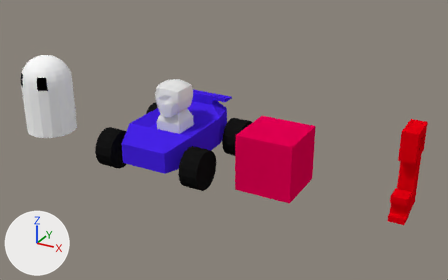
Before and after pictures for a commit that changed the Blender file raw_assets/dungeonkart.blend.
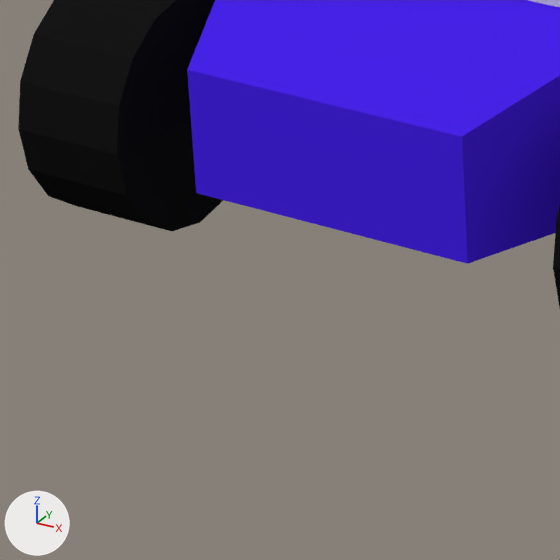
Old and new are each drawn whole from a camera (50 mm lens) standing at (11.66, -17.52, 10.0) and looking at (2.29, -0.49, 1.49) and again close up on the part from 21% to 40% of the width and 47% to 79% of the height. The lights are fixed; the arrows at lower left show +X, +Y and +Z.

Objects in the first close-up: 'Player', 'Wheel1'.
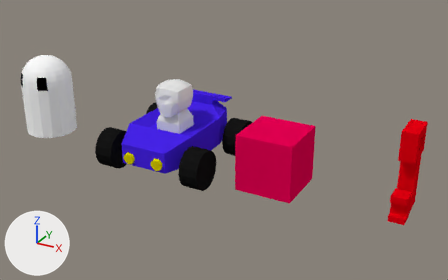
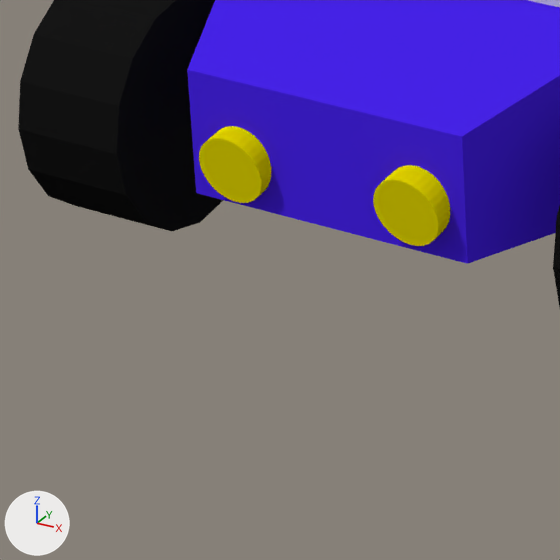
Commit message: headlights work

Location of each change, [x1, y1, x2, y2] in pixels of the close-ups (560 x 560 px):
'Headlight2', added (yellow)
    after: [373, 165, 450, 246]
'Headlight1', added (yellow)
    after: [199, 126, 271, 203]

Patch to the scene script:
```diff
--- a/raw_assets/dungeonkart.blend.py
+++ b/raw_assets/dungeonkart.blend.py
@@ mat_headlight @@
+mat_headlight = diffuse_material('Headlight')
+mat_headlight.base_color = (0.8, 0.704, 0.0)  # yellow #e7da00
@@ me_cylinder_006 @@
+me_cylinder_006.from_pydata(...)  # a 32-sided cylinder along z spanning x -1.0..1.0, y -1.0..1.0, z -1.0..1.0
+me_cylinder_006.materials.append(mat_headlight)  # yellow #e7da00
@@ ob_headlight2 @@
+ob_headlight2 = bpy.data.objects.new('Headlight2', me_cylinder_006)
+ob_headlight2.parent = ob_player
+ob_headlight2.matrix_parent_inverse = Matrix(((1.0, 0.0, 0.0, 0.0), (0.0, 1.0, 0.0, 0.0), (0.0, 0.0, 1.0, -0.801), (0.0, 0.0, 0.0, 1.0)))
+ob_headlight2.location = (0.586, -2.088, 0.832)
+ob_headlight2.rotation_euler = (1.736, -0.0246, -0.00884)  # degrees (99, -1.4, -0.5)
+ob_headlight2.scale = (0.204, 0.203, 0.0771)
@@ ob_headlight1 @@
+ob_headlight1 = bpy.data.objects.new('Headlight1', me_cylinder_006.copy())
+ob_headlight1.parent = ob_player
+ob_headlight1.matrix_parent_inverse = Matrix(((1.0, 0.0, 0.0, 0.0), (0.0, 1.0, 0.0, 0.0), (0.0, 0.0, 1.0, -0.801), (0.0, 0.0, 0.0, 1.0)))
+ob_headlight1.location = (-0.566, -2.068, 0.803)
+ob_headlight1.rotation_euler = (1.736, -0.0246, -0.00884)  # degrees (99, -1.4, -0.5)
+ob_headlight1.scale = (0.204, 0.203, 0.0771)
```
